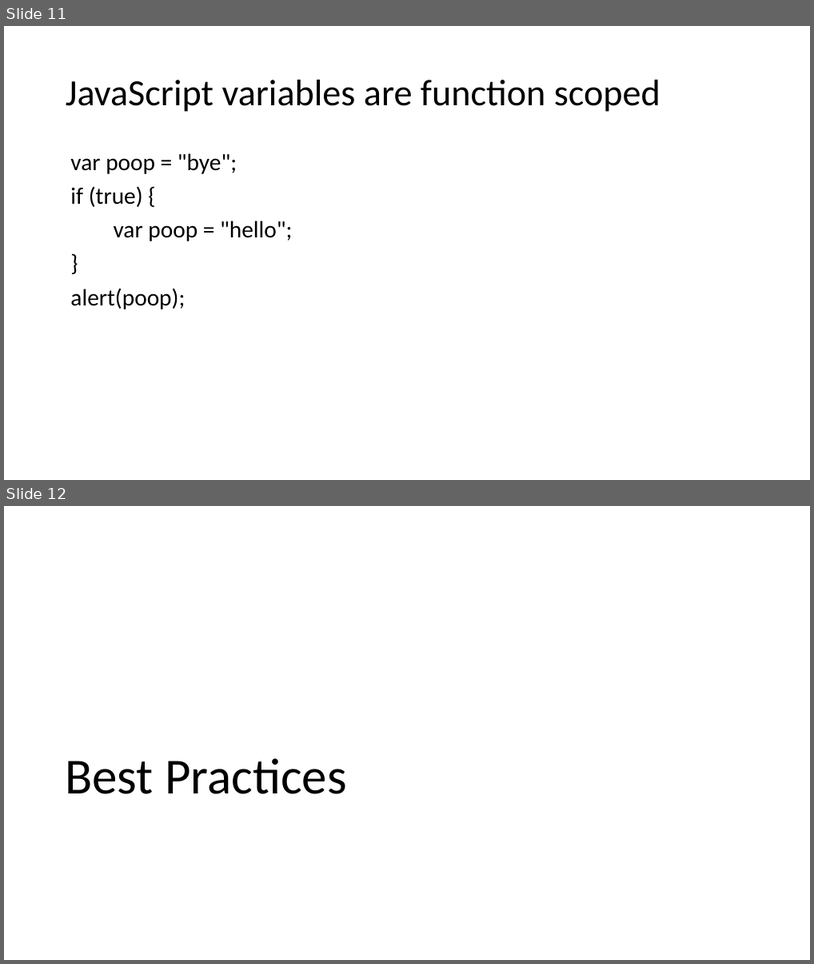
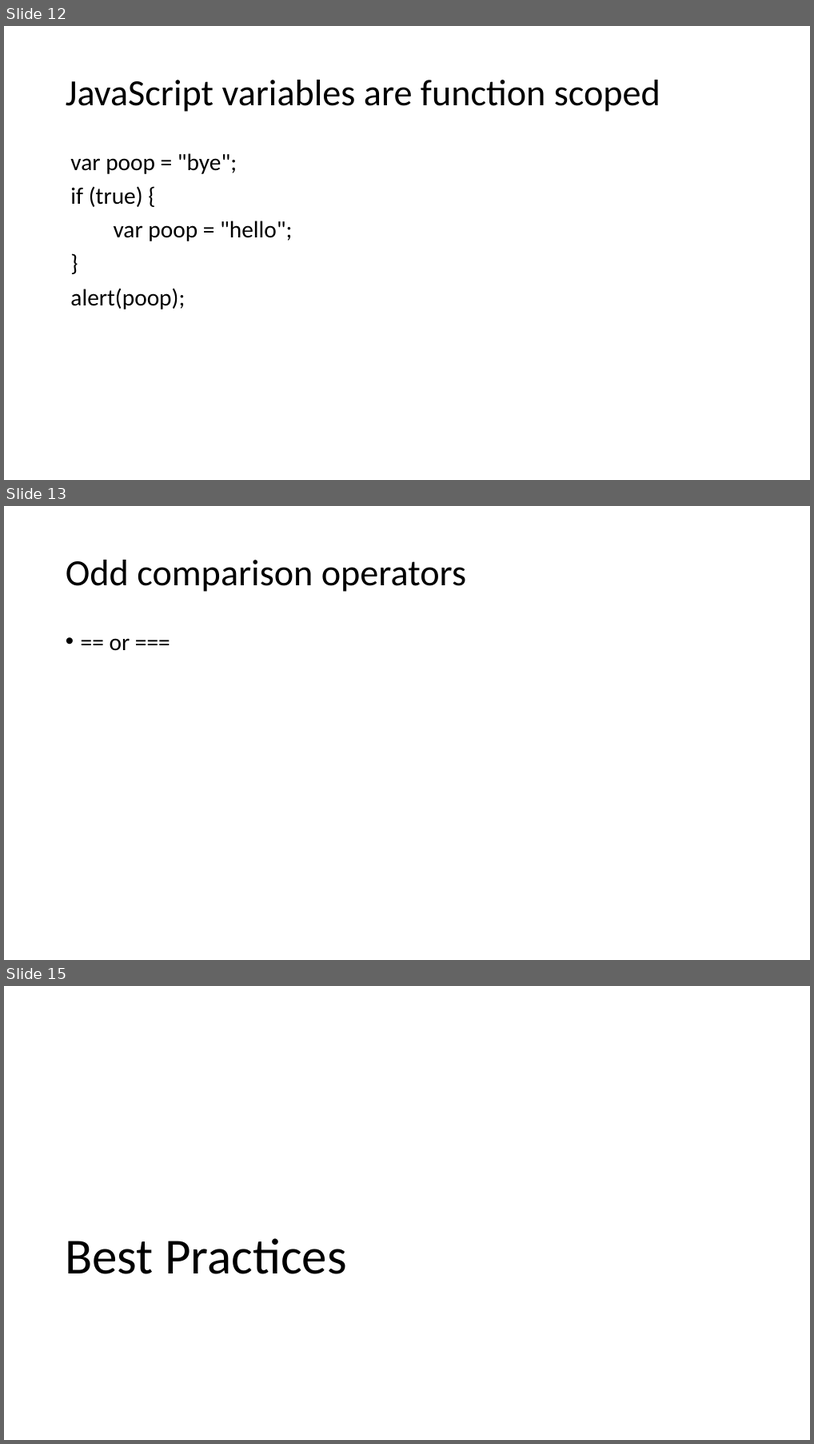
Before and after one commit to chadmichel/JavaScriptStuff, a slide deck: Java and You.pptx. Shown one above the other, each under a label of ours: slides 11 and 12 before the commit, slides 12, 13 and 15 after it; the slides between them are not shown. The pictures are 814x964 and 814x1444 pixels, drawn with LibreOffice and Linux fonts; fonts in the diff are those of the drawing. Boxes give left, top, right and bottom in pixels: in the first picture for what was removed or moved away, otherwise in the second. Text is boxed around its words. In the diff, an @@ line names an element or a change of style, - is before the commit and + after.

```diff
--- a/Java and You.pptx
+++ b/Java and You.pptx
@@ slide 13 added at (4,506,810,960), background #FFFFFF @@
@@ title added at (66,560,466,592), 44 pt, text #000000 @@
+Odd comparison operators
@@ text added at (110,638,130,651), 28 pt, text #000000 @@
+• == or ===
@@ what was slide 11 is now slide 12 @@
@@ what was slide 12 is now slide 15 @@
```
Also in this commit, not shown: 1 slide changed, 8 other slides added, 2 slides removed, 9 other files.
